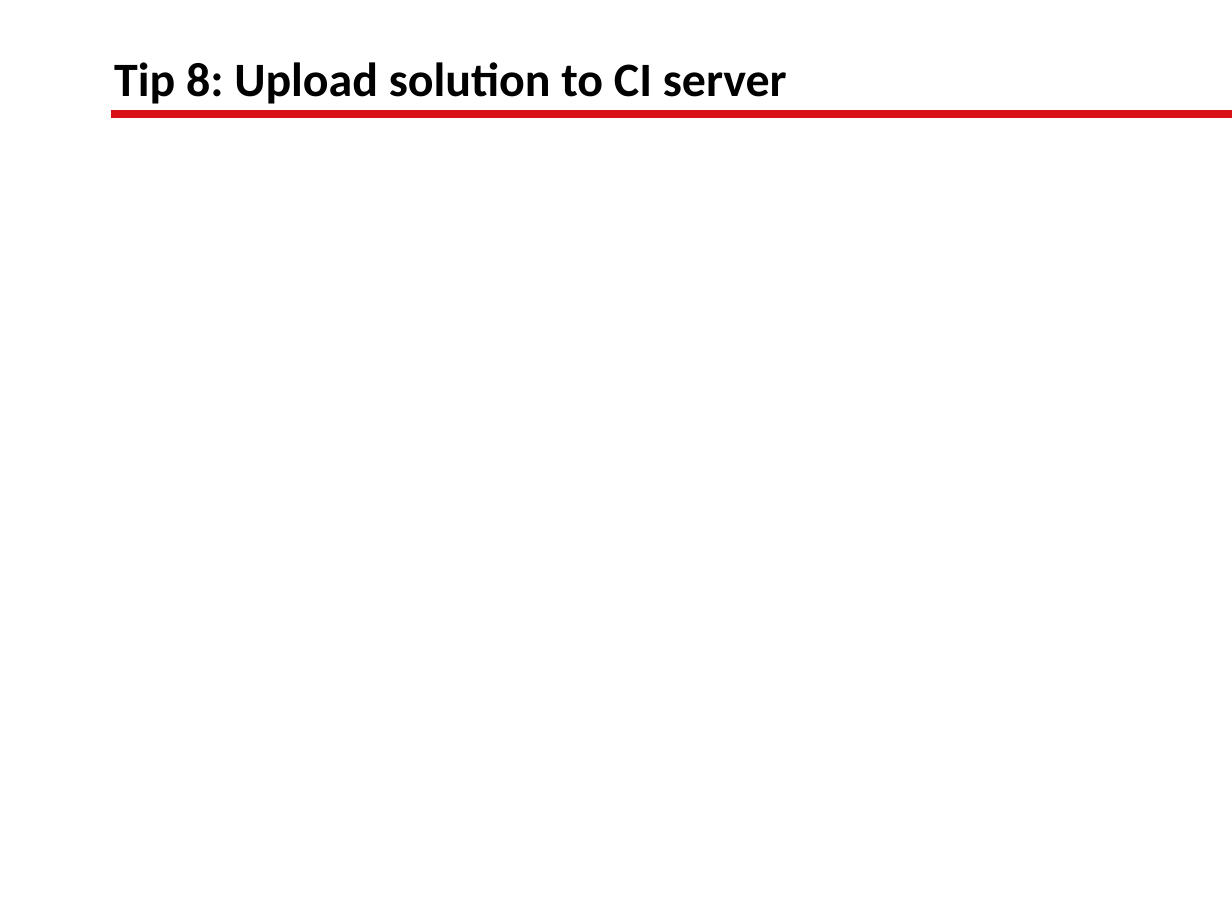
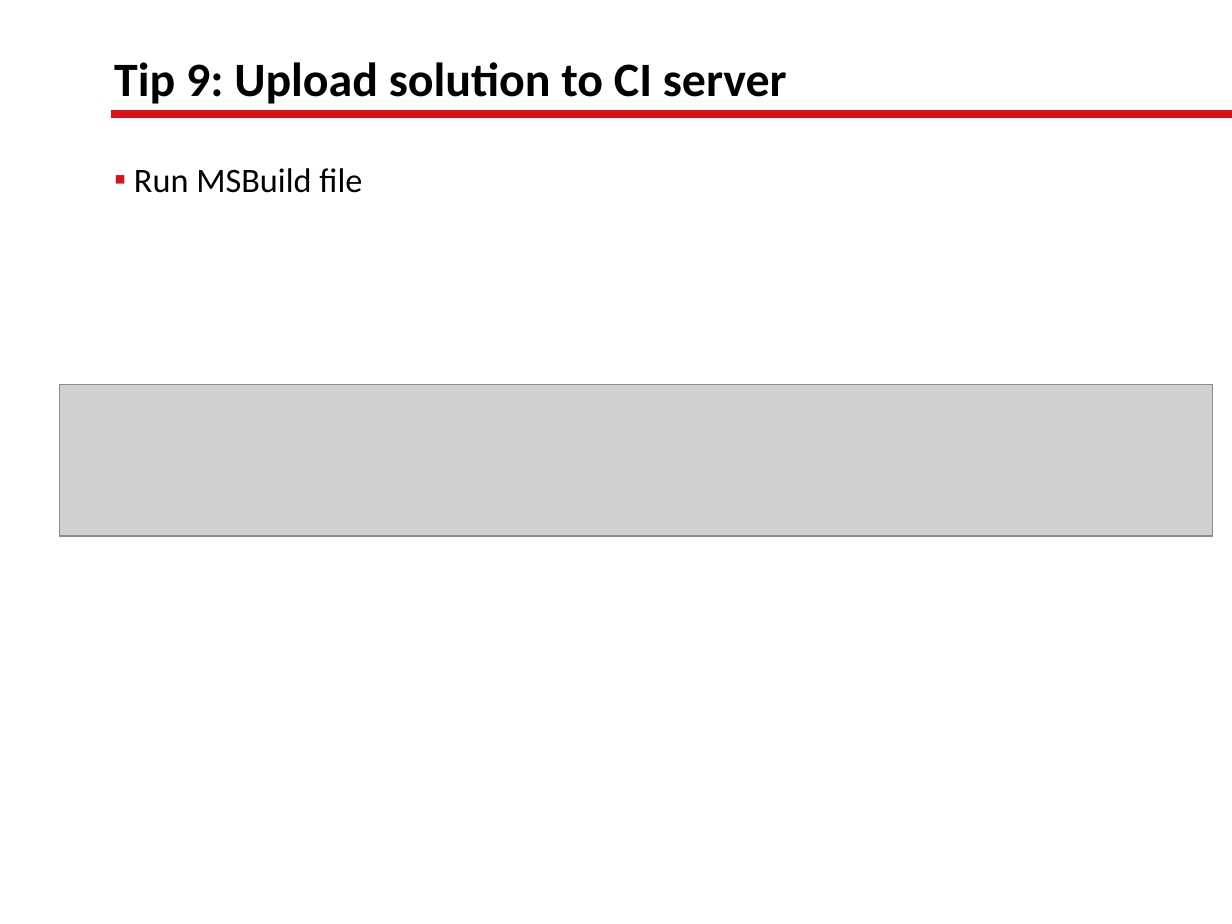
Before and after one commit to lgoldin/TestOrientedDevelopment, a slide deck: slide 17 of Test-Oriented Development.pptx (slide 12 before the commit). Drawn at 1232x924 pixels with LibreOffice and Linux fonts; fonts in the diff are those of the drawing; grey boxes stand for pictures; background and template pictures are left out. Boxes give left, top, right and bottom in pixels: in the first picture for what was removed or moved away, otherwise in the second. Text is boxed around its words. In the diff, an @@ line names an element or a change of style, - is before the commit and + after.

Commit message:
MSBuild + Tips 8 y 9

```diff
--- a/Test-Oriented Development.pptx
+++ b/Test-Oriented Development.pptx
@@ title at [114, 62, 787, 104]: text changed @@
-Tip 8: Upload solution to CI server
+Tip 9: Upload solution to CI server
@@ text added at [134, 168, 362, 193], 20 pt, text #000000 @@
+  ▪ Run MSBuild file
@@ picture added at [59, 384, 1212, 536] @@
```
Also in this commit, not shown: 1 other slide changed, 4 slides added, 50 other files.
